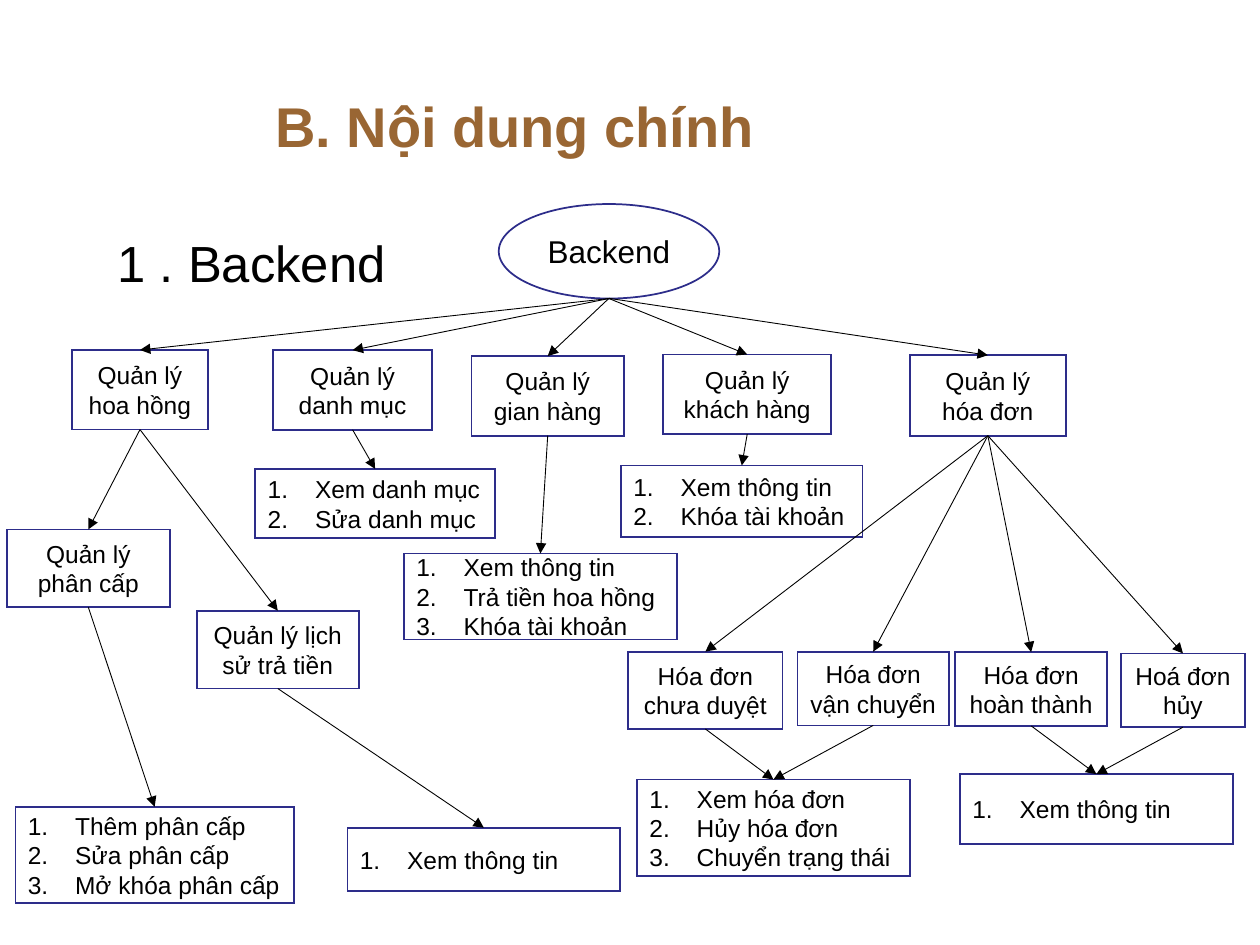
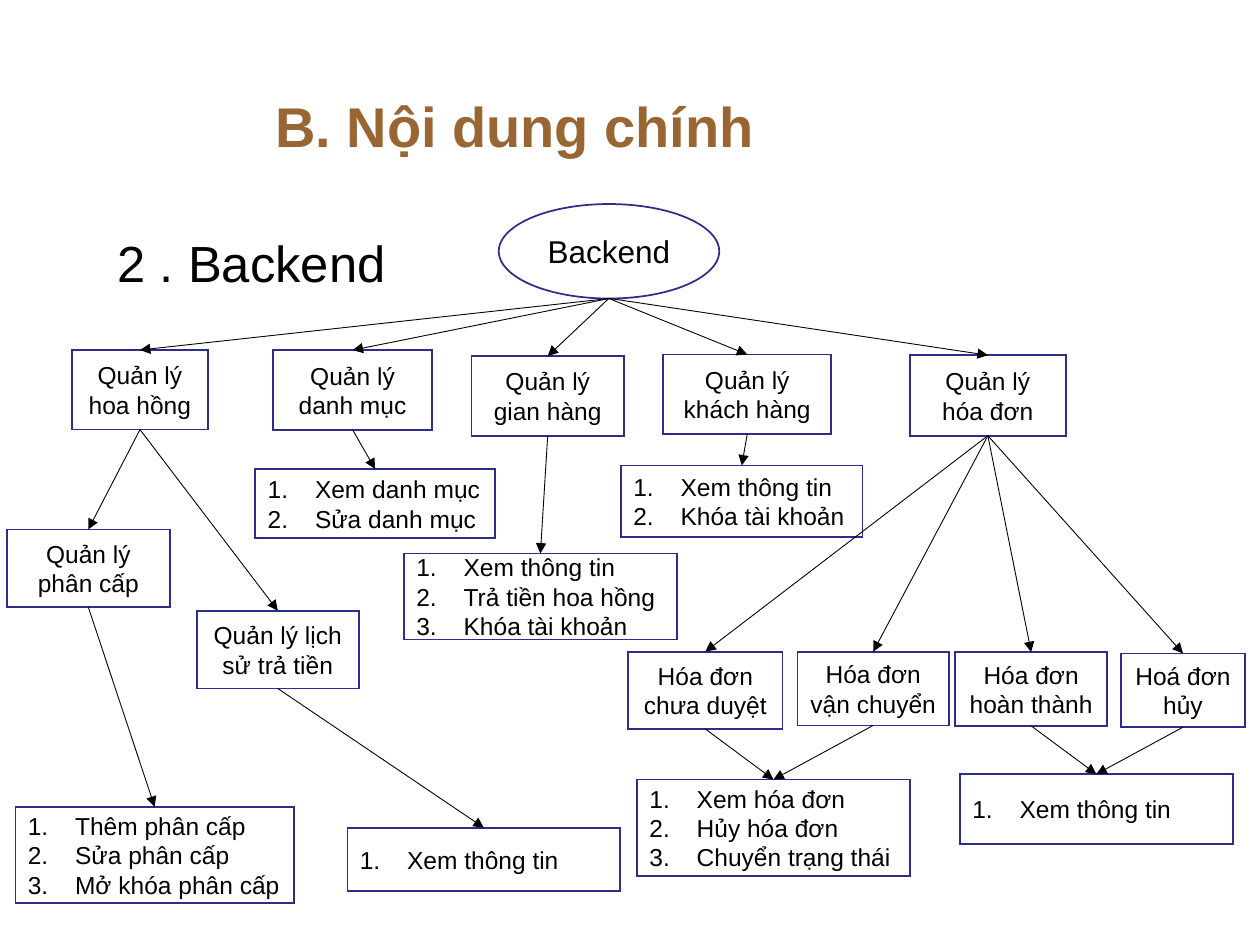
Before and after one commit to khanhpro1996ct/luanvanTN, a slide deck: slide 16 of SlideBaoCaoLVTN_NguyenQuocKhanh.pptx. Drawn at 1260x945 pixels with LibreOffice and Linux fonts; fonts in the diff are those of the drawing; background and template pictures are left out. Boxes give left, top, right and bottom in pixels: in the first picture for what was removed or moved away, otherwise in the second. Text is boxed around its words. In the diff, an @@ line names an element or a change of style, - is before the commit and + after.

```diff
--- a/SlideBaoCaoLVTN_NguyenQuocKhanh.pptx
+++ b/SlideBaoCaoLVTN_NguyenQuocKhanh.pptx
@@ text at (118, 245, 385, 283): text changed @@
-1 . Backend
+2 . Backend
```
Also in this commit, not shown: 2 other slides changed, 7 slides added, 30 other files.
